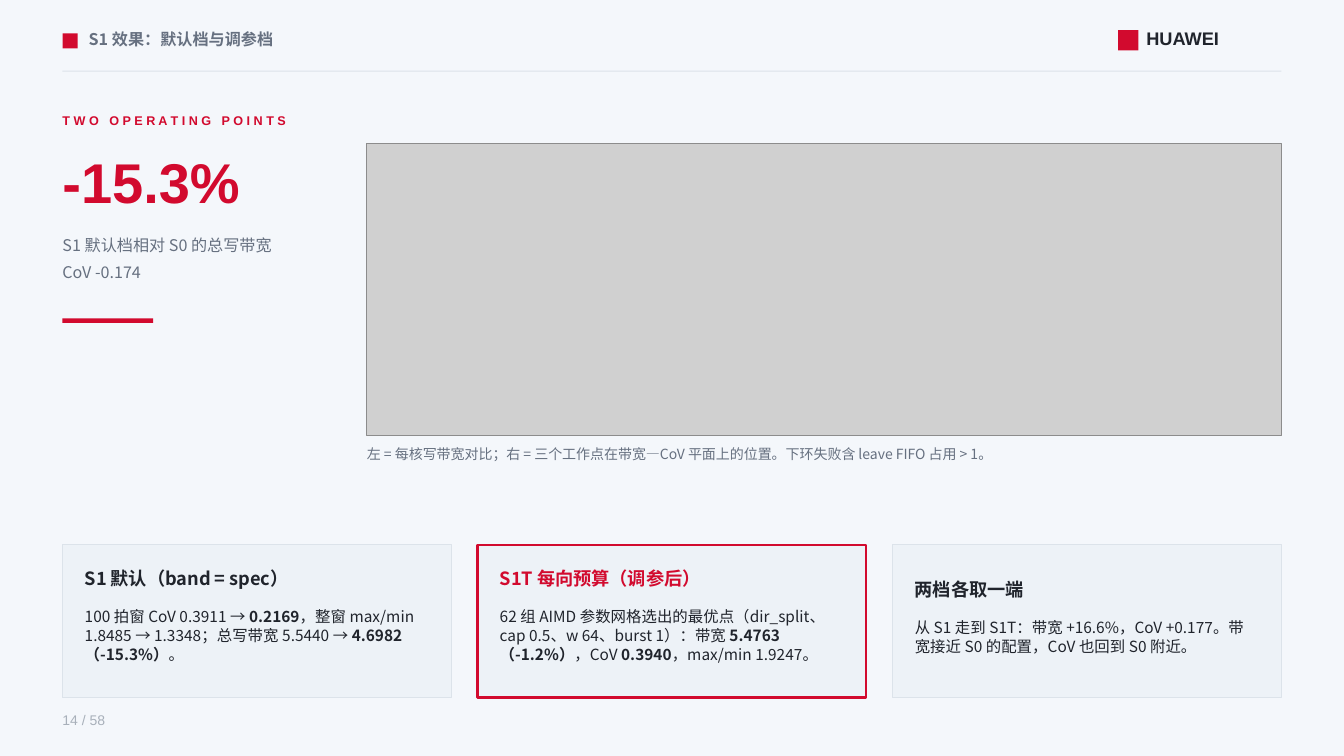
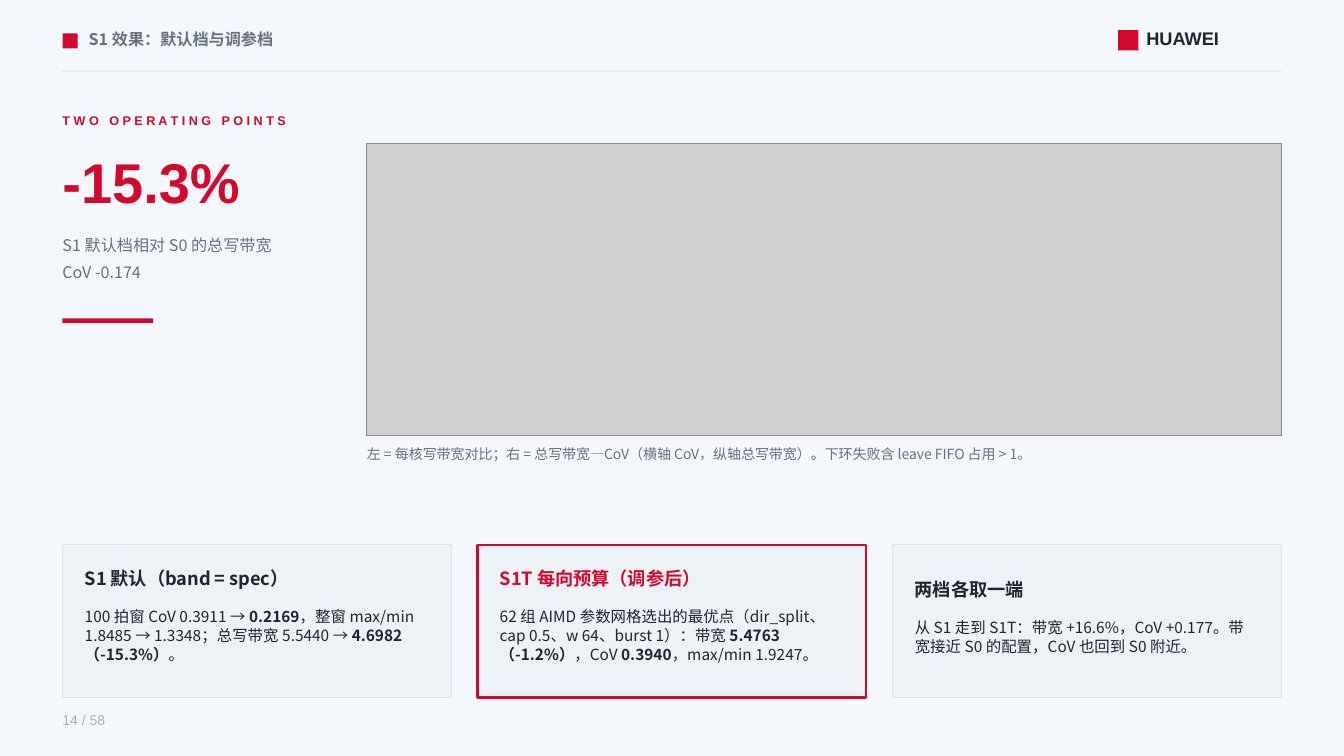
Before and after one commit to lukebest/booksim2, a slide deck: slide 14 of ppt/ring2-write-fairness.pptx. Drawn at 1344x756 pixels with LibreOffice and Linux fonts; fonts in the diff are those of the drawing; grey boxes stand for pictures. Boxes give left, top, right and bottom in pixels: in the first picture for what was removed or moved away, otherwise in the second. Text is boxed around its words. In the diff, an @@ line names an element or a change of style, - is before the commit and + after.

```diff
--- a/ppt/ring2-write-fairness.pptx
+++ b/ppt/ring2-write-fairness.pptx
@@ text at bbox=[367, 447, 1032, 461]: text changed @@
-左 = 每核写带宽对比；右 = 三个工作点在带宽—CoV 平面上的位置。下环失败含 leave FIFO 占用 > 1。
+左 = 每核写带宽对比；右 = 总写带宽—CoV（横轴 CoV，纵轴总写带宽）。下环失败含 leave FIFO 占用 > 1。
```
Also in this commit, not shown: 4 other files.
